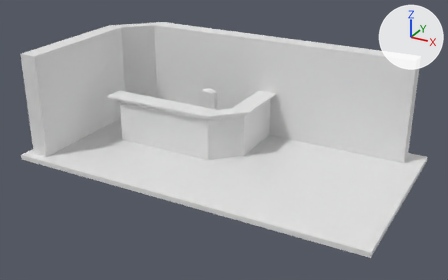
The Blender file build/assetpacker/assets/mainmenu/mainmenu.blend as it was, and as the next commit left it.
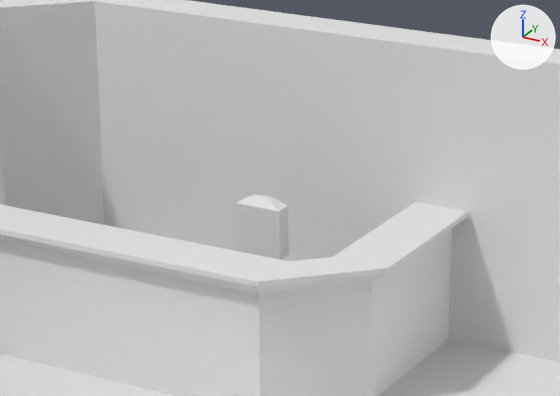
Each version appears first whole from a 50 mm lens placed at (41.6, -57.5, 30.4), pointed at (11.1, -2.1, 2.7), and next in a close-up on the part from 28% to 68% of the width and 9% to 55% of the height. Lighting does not change. The marker at upper right points along +X, +Y and +Z.

In view in the first close-up: 'chair', 'desk', 'floor', 'wall'.
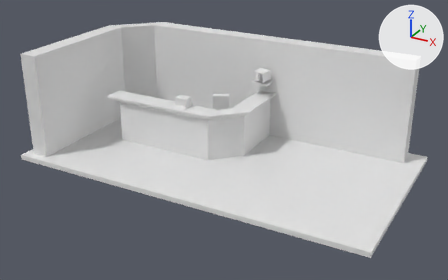
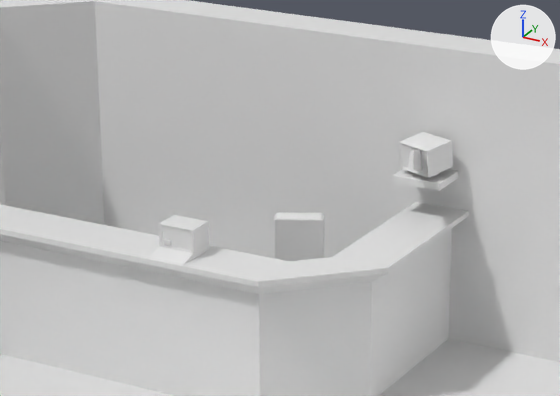
Changed parts and their boxes [x1, y1, x2, y2] in the close-ups (560 x 396 px):
'chair', moved, turned: before [236, 194, 289, 260]; after [274, 213, 324, 261]
'menubox', added: after [149, 215, 209, 265]
'monitor', added: after [398, 132, 453, 178]
'monitorstand', added: after [392, 169, 458, 191]
'keyboard', added: after [408, 150, 422, 170]

What changed in the scene script:
```text
Add mat_menubox:
    mat_menubox = principled_material('menubox')
    mat_menubox.base_color = (0.8, 0.8, 0.8)  # white #e7e7e7
Add mat_keyboard:
    mat_keyboard = principled_material('keyboard')
    mat_keyboard.base_color = (0.8, 0.8, 0.8)  # white #e7e7e7
Add me_cube_007:
    me_cube_007.from_pydata(...)  # 24 vertices, 22 faces; spans x -0.77..0.71, y -0.98..0.84, z -0.57..0.67
    me_cube_007.materials.append(mat_menubox)  # its picture is missing
Add me_cube_006:
    me_cube_006.from_pydata(...)  # 60 vertices, 58 faces; spans x -0.8..0.76, y -0.75..0.91, z -1.01..0.41
Add me_cube_005:
    me_cube_005.from_pydata(...)  # a box spanning x -1.0..1.0, y -1.0..1.0, z -0.15..0.14
Add me_cube_004:
    me_cube_004.from_pydata([(-0.12, -1.0, 0.0), (-0.12, -1.0, 0.1), (-0.12, 1.0, 0.0), (-0.12, 1.0, 0.1), (0.64, -1.0, 0.0), (0.64, -1.0, 0.22), (0.64, 1.0, 0.0), (0.64, 1.0, 0.22)], [], [(0, 1, 3, 2), (2, 3, 7, 6), (6, 7, 5, 4), (4, 5, 1, 0), (2, 6, 4, 0), (7, 3, 1, 5)])
    me_cube_004.materials.append(mat_keyboard)  # its picture is missing
Change ob_chair:
    ob_chair.location: (6.08, 2.21, 0.0) -> (8.45, 2.0, -0.1)
    ob_chair.rotation_euler: (0.0, 0.0, 0.0) -> (0.0, 0.0, 0.488)  # degrees (0, 0, 0) -> degrees (0, 0, 28)
Add ob_menubox:
    ob_menubox = bpy.data.objects.new('menubox', me_cube_007)
    ob_menubox.location = (5.91, -2.32, 6.14)
Add ob_monitor:
    ob_monitor = bpy.data.objects.new('monitor', me_cube_006)
    ob_monitor.location = (11.78, 6.09, 8.24)
    ob_monitor.rotation_euler = (0.0, 0.0, -0.336)  # degrees (0, 0, -19)
Add ob_monitorstand:
    ob_monitorstand = bpy.data.objects.new('monitorstand', me_cube_005)
    ob_monitorstand.location = (11.72, 6.3, 7.12)
Add ob_keyboard:
    ob_keyboard = bpy.data.objects.new('keyboard', me_cube_004)
    ob_keyboard.location = (11.99, 4.91, 8.45)
    ob_keyboard.rotation_euler = (-4.491, 1.26, 5.193)  # degrees (-257, 72, 298)
```
